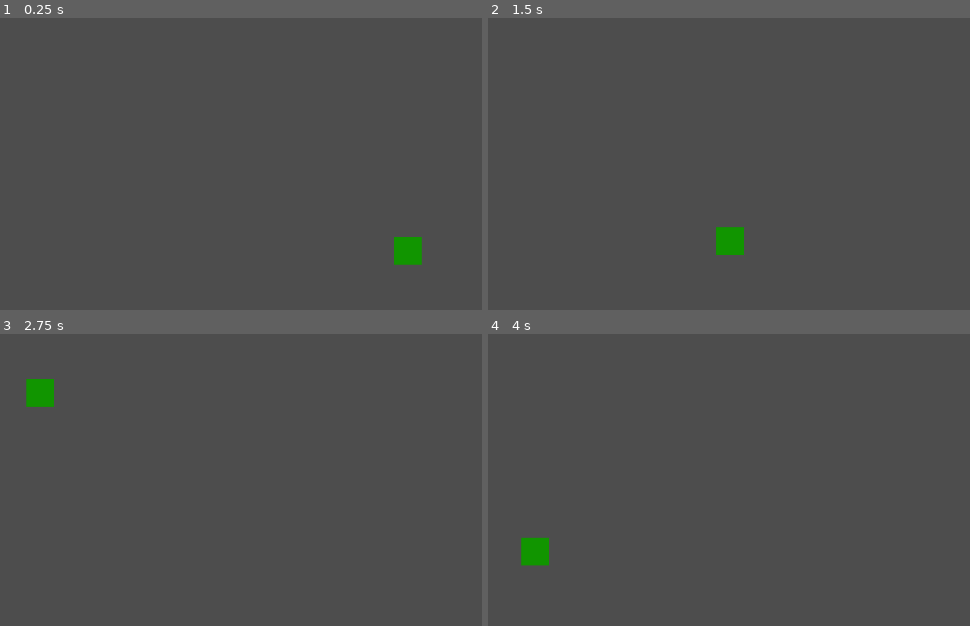
Above: before the commit, frames 1-4 (two rows, left to right).
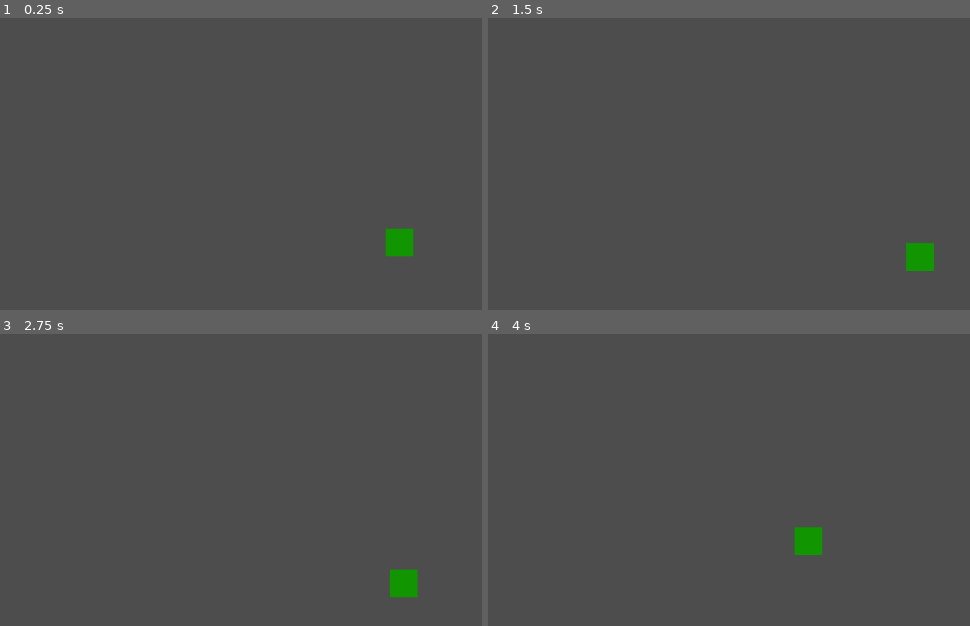
Above: after the commit, the same moments.

Repository: VolodymyrGolovko/Godot-rogue-like
Game: Godot game, scene res://characters/player.tscn
Two runs of this game, one before a commit and one after it. Both use one fixed random seed, a clock stepped at 60 frames per second and the inputs below. The project has no main scene, so this scene is started directly.
Inputs (mouse positions are in pixels of both pictures, inside the frame that each line leads up to):
- Up to frame 1 (0.25 s): no input
- Up to frame 2 (1.5 s): tap Enter at 0.5 s; move the mouse to (outside the picture) at 0.52 s; hold D (move_right) 0.53-1.28 s; move the mouse to (729, 266) at 1.27 s; hold S (move_down) from 1.28 s (still down)
- Up to frame 3 (2.75 s): move the mouse to (477, 459) at 2.02 s; release S (move_down) at 2.03 s; hold D (move_right) from 2.03 s (still down)
- Up to frame 4 (4 s): move the mouse to (outside the picture) at 2.77 s; release D (move_right) at 2.78 s; hold W (move_up) 2.78-3.53 s; move the mouse to (outside the picture) at 3.52 s; hold A (move_left) from 3.53 s (still down)

The runs differ from the first frame. In frame 1, 0.6% of the frame differs, in the area x 79-88%, y 72-85%; in frame 2, 1.1%, in the area x 47-93%, y 71-87%; in frame 3, 1.1%; in frame 4, 1.1%.

Commit message:
Camera fix

Diff:
--- a/characters/camera_2d.gd
+++ b/characters/camera_2d.gd
@@ -1,11 +1,14 @@
 extends Camera2D
 
+@onready var player := $"../ColorRect"
 @onready var cursor_target := $"../CursorTarget"
-@onready var player := $"../ColorRect"
+
+const CAMERA_FOLLOW_RATIO = 0.5
 
 func _process(delta):
-	if not cursor_target or not player:
+	if not player or not cursor_target:
 		return
 
-	var mid_position = (player.global_position + cursor_target.global_position) / 2.0
-	position = mid_position
+	var target_position = player.global_position.lerp(cursor_target.global_position, CAMERA_FOLLOW_RATIO)
+
+	position = position.lerp(target_position, 0.1)
--- a/characters/player.gd
+++ b/characters/player.gd
@@ -1,7 +1,9 @@
 extends CharacterBody2D
 
 @onready var cursor_target := $CursorTarget
-const MAX_CURSOR_DISTANCE = 300
+@onready var camera := $Camera2D
+const MAX_CURSOR_DISTANCE = 600
+const CAMERA_SHIFT_RATIO = 0.3
 
 func _physics_process(delta):
 	var direction = Input.get_vector("move_left", "move_right", "move_up", "move_down")
@@ -10,9 +12,9 @@
 
 func _process(delta):
 	var world_mouse_position = get_global_mouse_position()
-
 	var desired_position = global_position * 0.33 + world_mouse_position * 0.66
 	if global_position.distance_to(desired_position) > MAX_CURSOR_DISTANCE:
 		desired_position = global_position + (desired_position - global_position).normalized() * MAX_CURSOR_DISTANCE
-
 	cursor_target.global_position = desired_position
+	var camera_offset = (cursor_target.global_position - global_position) * CAMERA_SHIFT_RATIO
+	camera.position = camera_offset
--- a/characters/player.tscn
+++ b/characters/player.tscn
@@ -1,7 +1,6 @@
-[gd_scene load_steps=4 format=3 uid="uid://bb0tvnuel3glw"]
+[gd_scene load_steps=3 format=3 uid="uid://bb0tvnuel3glw"]
 
 [ext_resource type="Script" uid="uid://clo7k2bo2gggn" path="res://characters/player.gd" id="1_dnjla"]
-[ext_resource type="Script" uid="uid://bowbbjv5qci5p" path="res://characters/camera_2d.gd" id="2_3eadt"]
 
 [sub_resource type="RectangleShape2D" id="RectangleShape2D_6p3mc"]
 size = Vector2(40, 40)
@@ -25,7 +24,3 @@
 [node name="Camera2D" type="Camera2D" parent="."]
 position_smoothing_enabled = true
 position_smoothing_speed = 10.0
-script = ExtResource("2_3eadt")
-
-[node name="DashTimer" type="Timer" parent="."]
-wait_time = 0.12
